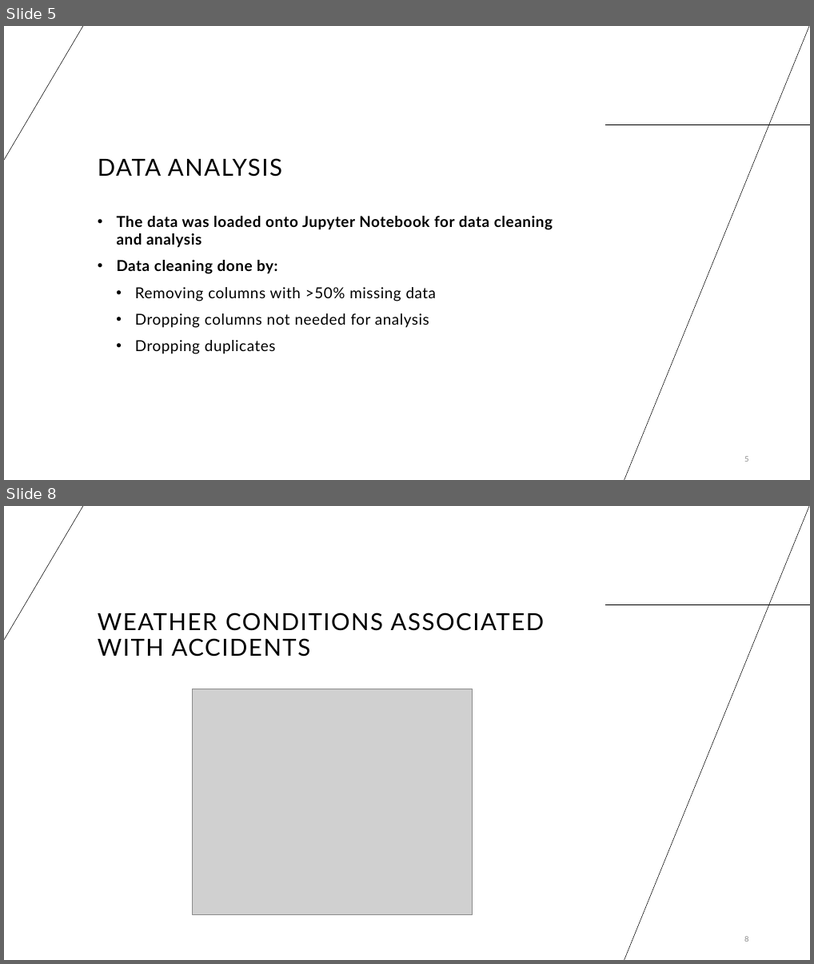
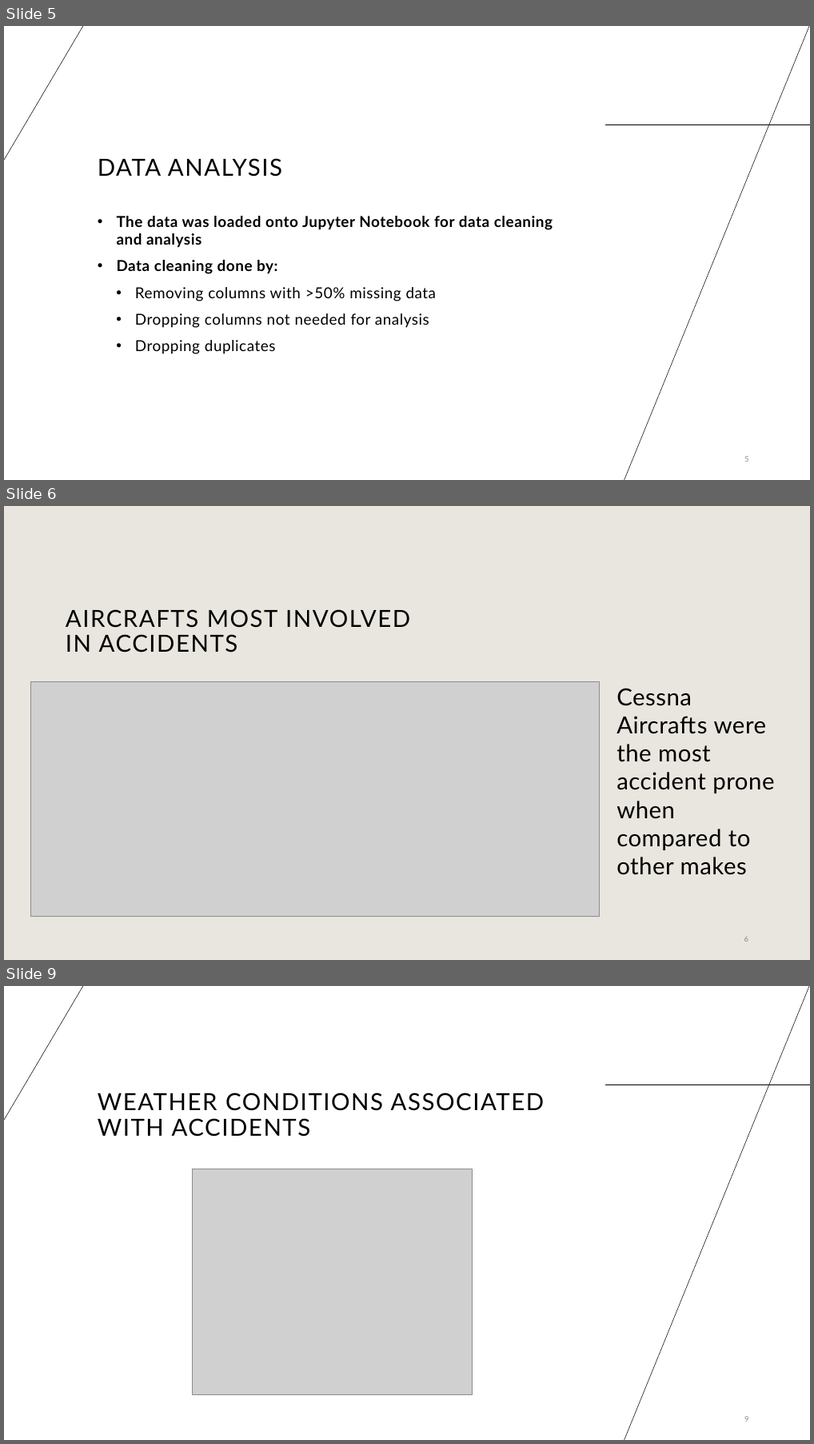
Before and after one commit to silam-art/dsc-phase-1-project-v3-Sila, a slide deck: Presentation.pptx. Shown one above the other, each under a label of ours: slides 5 and 8 before the commit, slides 5, 6 and 9 after it; the slides between them are not shown. The pictures are 814x964 and 814x1444 pixels, drawn with LibreOffice and Linux fonts; fonts in the diff are those of the drawing; grey boxes stand for pictures; background and template pictures are left out. Boxes give left, top, right and bottom in pixels: in the first picture for what was removed or moved away, otherwise in the second. Text is boxed around its words. In the diff, an @@ line names an element or a change of style, - is before the commit and + after.

Commit message:
Added PDF presentation and images

```diff
--- a/Presentation.pptx
+++ b/Presentation.pptx
@@ slide 6 added at (4,506,810,960), background #E9E6DF @@
@@ title added at (66,609,410,652), 28 pt, text #000000 @@
+AIRCRAFTS MOST INVOLVED IN ACCIDENTS
@@ picture added at (31,681,599,916) @@
@@ text added at (617,688,774,875), 28 pt, text #000000 @@
+Cessna Aircrafts were the most accident prone when compared to other makes
@@ page number added at (745,936,749,941), 9 pt, text #8C8C8C @@
+6
@@ what was slide 8 is now slide 9 @@
```
Also in this commit, not shown: 4 slides changed, 1 slide removed, 1 other file.
